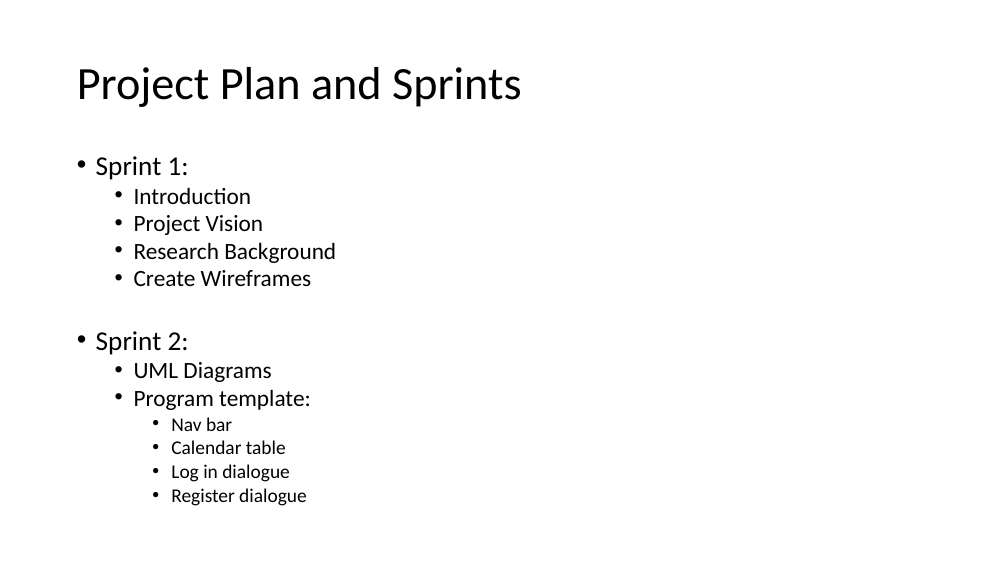
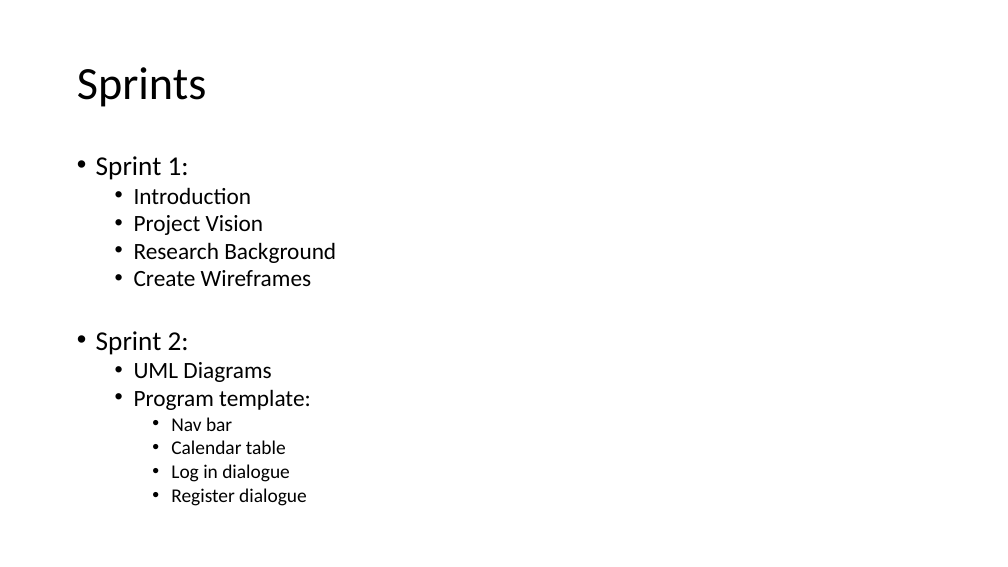
Before and after one commit to LukaWG/COMP1004, a slide deck: slide 2 of Documents/Presentation.pptx. Drawn at 1008x567 pixels with LibreOffice and Linux fonts; fonts in the diff are those of the drawing. Boxes give left, top, right and bottom in pixels: in the first picture for what was removed or moved away, otherwise in the second. Text is boxed around its words. In the diff, an @@ line names an element or a change of style, - is before the commit and + after.

```diff
--- a/Documents/Presentation.pptx
+++ b/Documents/Presentation.pptx
@@ title at (77, 67, 206, 107): text changed @@
-Project Plan and Sprints
+Sprints
```
Also in this commit, not shown: 3 other slides changed.
